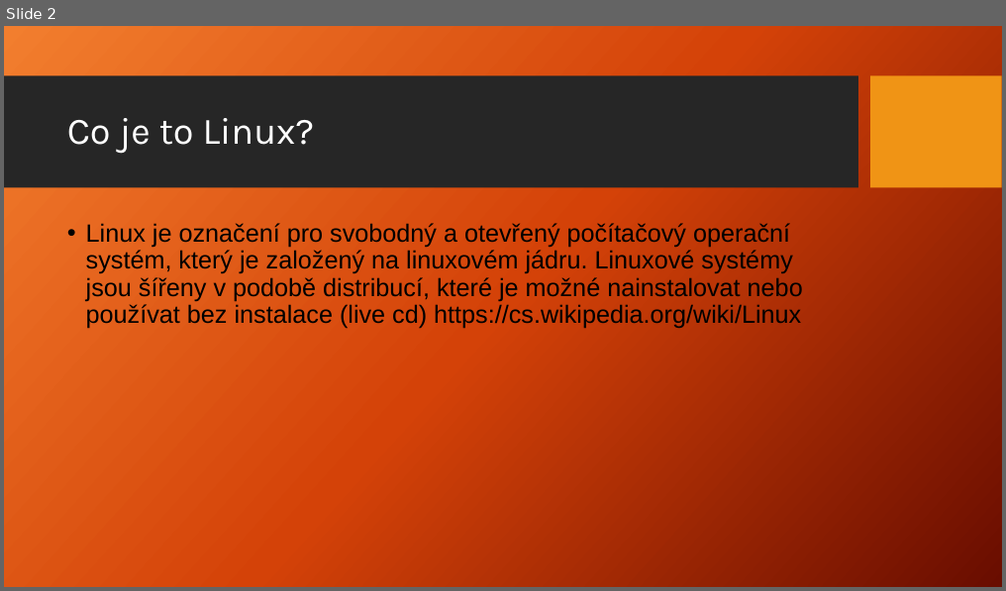
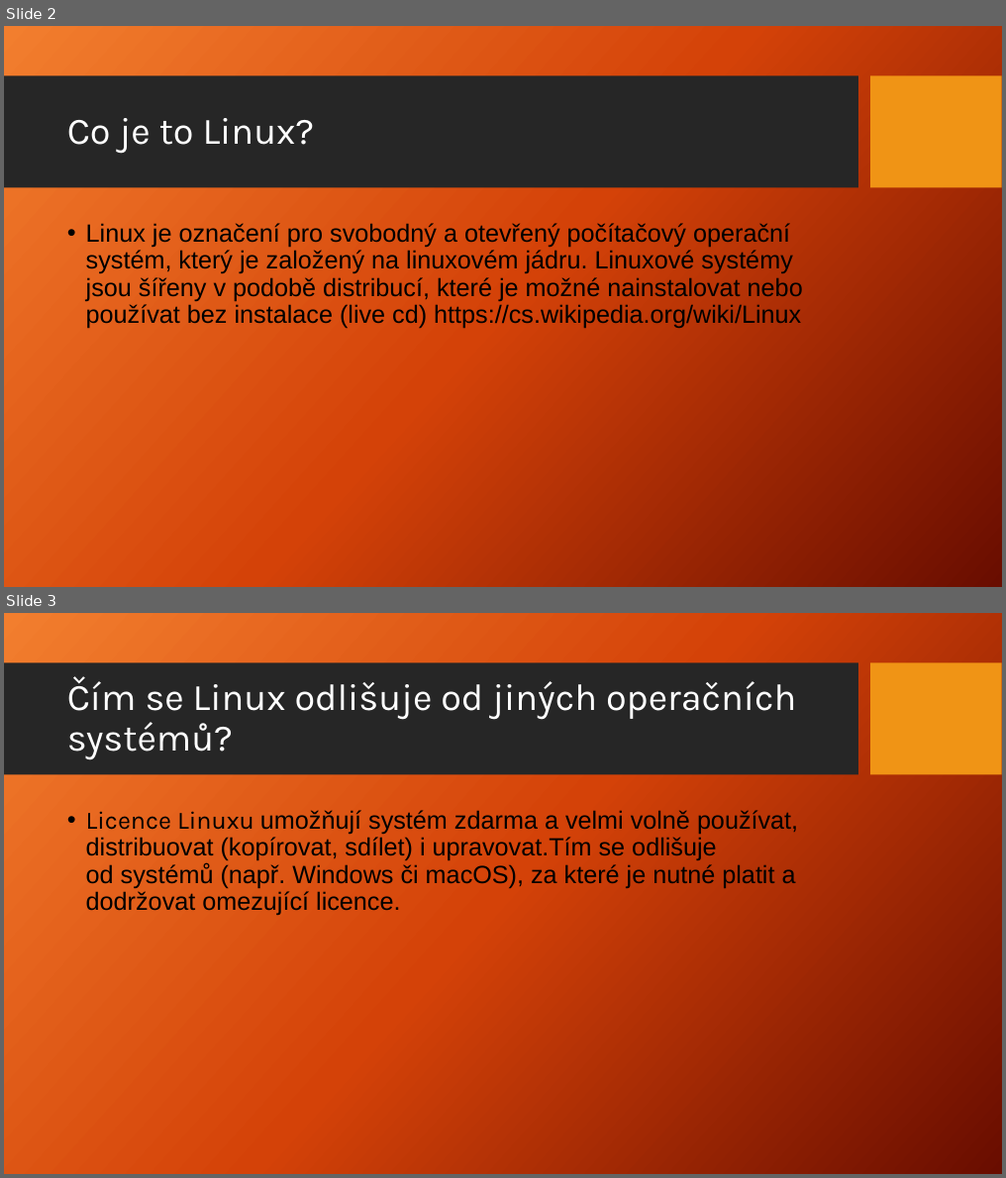
Before and after one commit to Jakub-Benes/Prezentace, a slide deck: Linux.pptx. Shown one above the other, each under a label of ours: slide 2 before the commit, slides 2 and 3 after it. The pictures are 1006x591 and 1006x1178 pixels, drawn with LibreOffice and Linux fonts; fonts in the diff are those of the drawing; background and template pictures are left out. Boxes give left, top, right and bottom in pixels: in the first picture for what was removed or moved away, otherwise in the second. Text is boxed around its words. In the diff, an @@ line names an element or a change of style, - is before the commit and + after.

```diff
--- a/Linux.pptx
+++ b/Linux.pptx
@@ slide 3 added at (4, 613, 1002, 1174), background picture (left out); not listed: 2 template elements that a slide beside it also shows @@
@@ title added at (67, 676, 796, 761), 36 pt, text #FFFFFF @@
+Čím se Linux odlišuje od jiných operačních systémů?
@@ text added at (86, 810, 798, 916), 24 pt, text #000000 @@
+• Licence Linuxu umožňují systém zdarma a velmi volně používat, distribuovat (kopírovat, sdílet) i upravovat.Tím se odlišuje od systémů (např. Windows či macOS), za které je nutné platit a dodržovat omezující licence.
```
Also in this commit, not shown: 1 other slide added.
